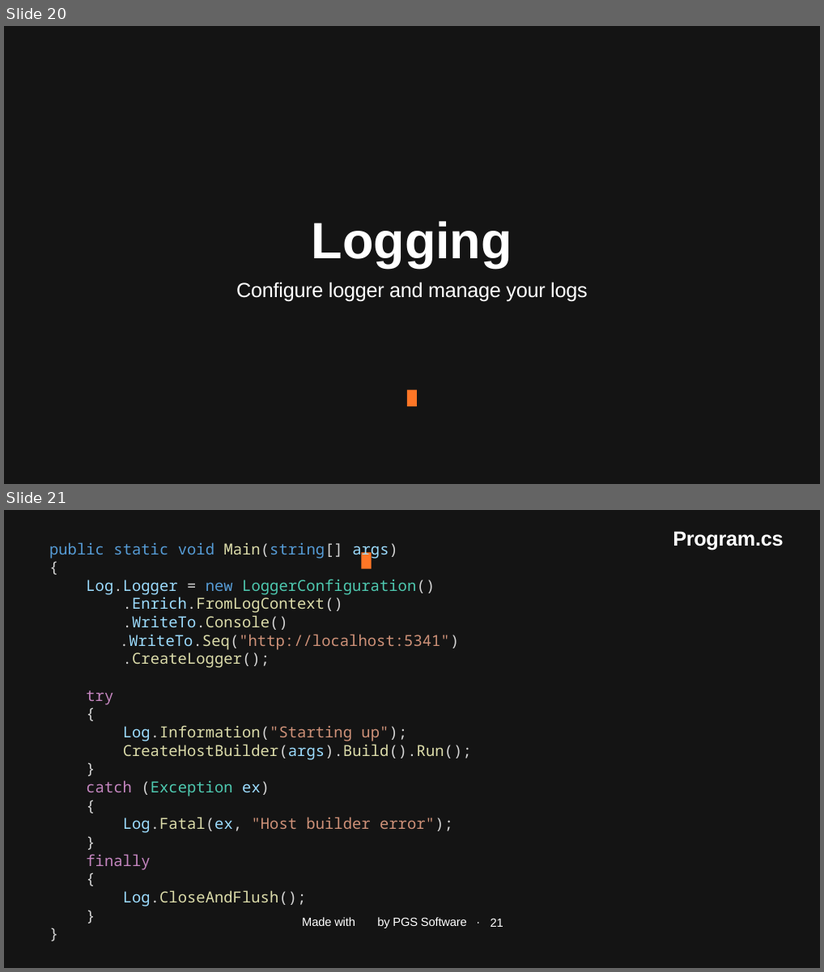
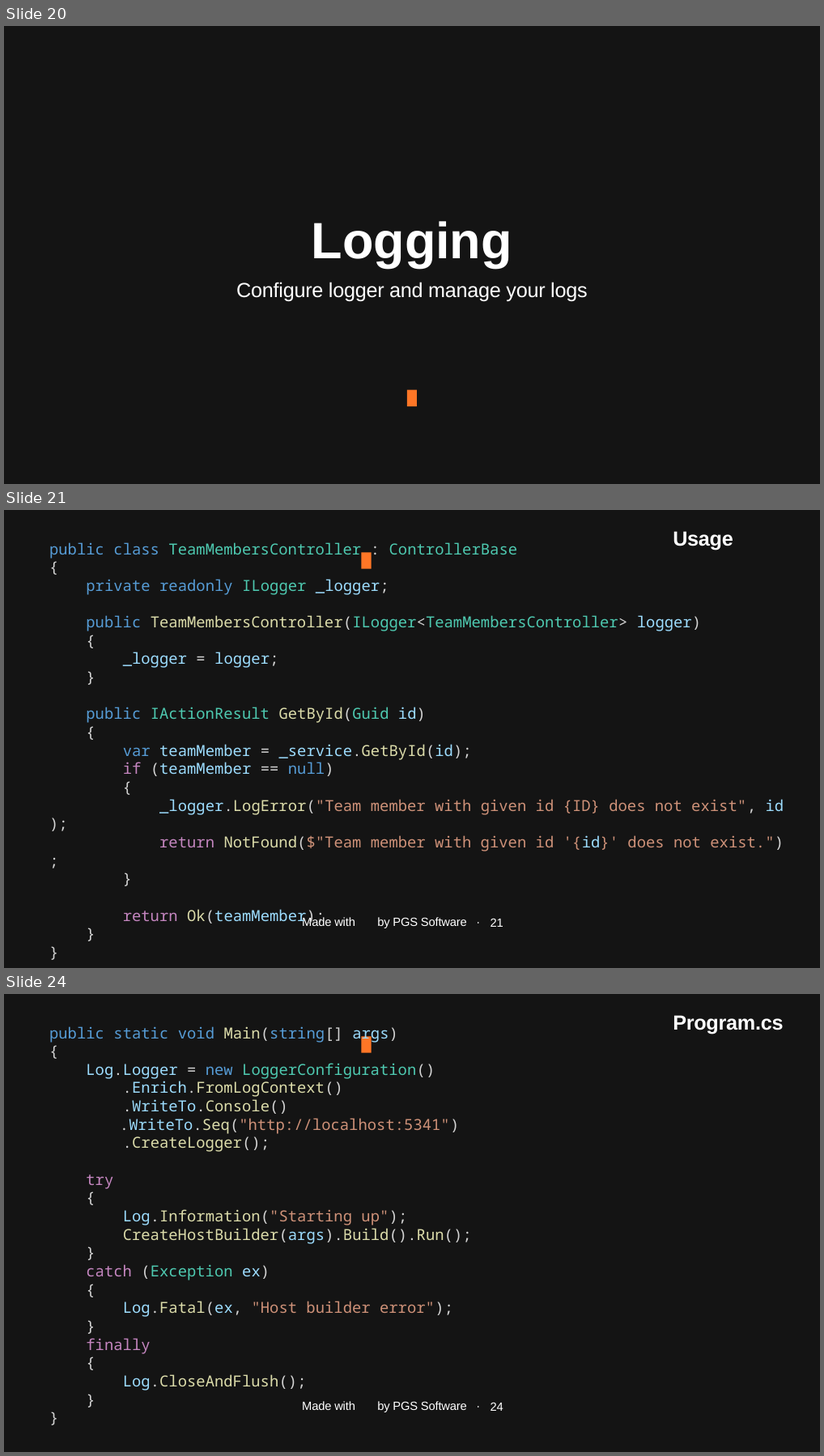
Before and after one commit to januszmarcinik/.NET-getting-started, a slide deck: PGS SharpDev.pptx. Shown one above the other, each under a label of ours: slides 20 and 21 before the commit, slides 20, 21 and 24 after it; the slides between them are not shown. The pictures are 824x972 and 824x1456 pixels, drawn with LibreOffice and Linux fonts; fonts in the diff are those of the drawing; background and template pictures are left out. Boxes give left, top, right and bottom in pixels: in the first picture for what was removed or moved away, otherwise in the second. Text is boxed around its words. In the diff, an @@ line names an element or a change of style, - is before the commit and + after.

```diff
--- a/PGS SharpDev.pptx
+++ b/PGS SharpDev.pptx
@@ slide 21 added at bbox=[4, 510, 820, 968], background #141414; not listed: 1 template element that a slide beside it also shows @@
@@ text added at bbox=[673, 531, 734, 550], 48 pt, text #FFFFFF, bold @@
+Usage
@@ text added at bbox=[49, 542, 785, 926], 36 pt, text #4EC9B0 @@
+public class TeamMembersController : ControllerBase
+{
+private readonly ILogger _logger;
+public TeamMembersController(ILogger<TeamMembersController> logger)
+{
+_logger = logger;
+}
+public IActionResult GetById(Guid id)
+{
+var teamMember = _service.GetById(id);
+if (teamMember == null)
+{
+_logger.LogError("Team member with given id {ID} does not exist", id);
+return NotFound($"Team member with given id '{id}' does not exist.");
+}
+return Ok(teamMember);
+}
+}
@@ page number added at bbox=[491, 918, 504, 927], 28 pt, text #FFFFFF @@
+21
@@ what was slide 21 is now slide 24 @@
@@ page number at bbox=[491, 1402, 504, 1411]: text changed @@
-21
+24
```
Also in this commit, not shown: 1 slide changed, 2 other slides added.
